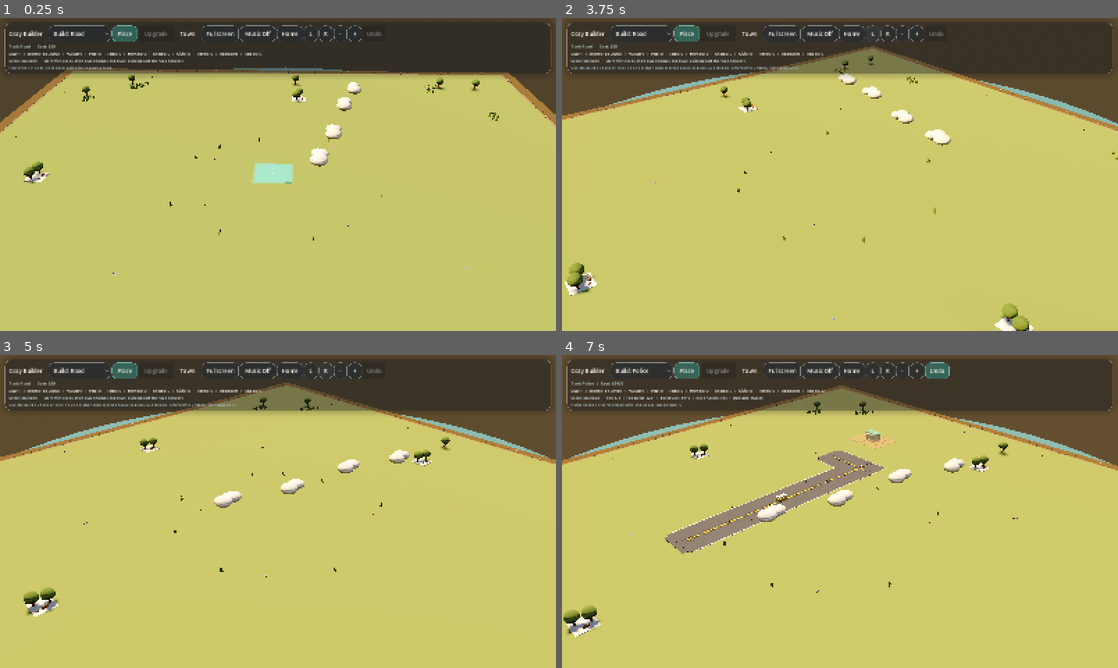
Above: before the commit, frames 1-4 (two rows, left to right).
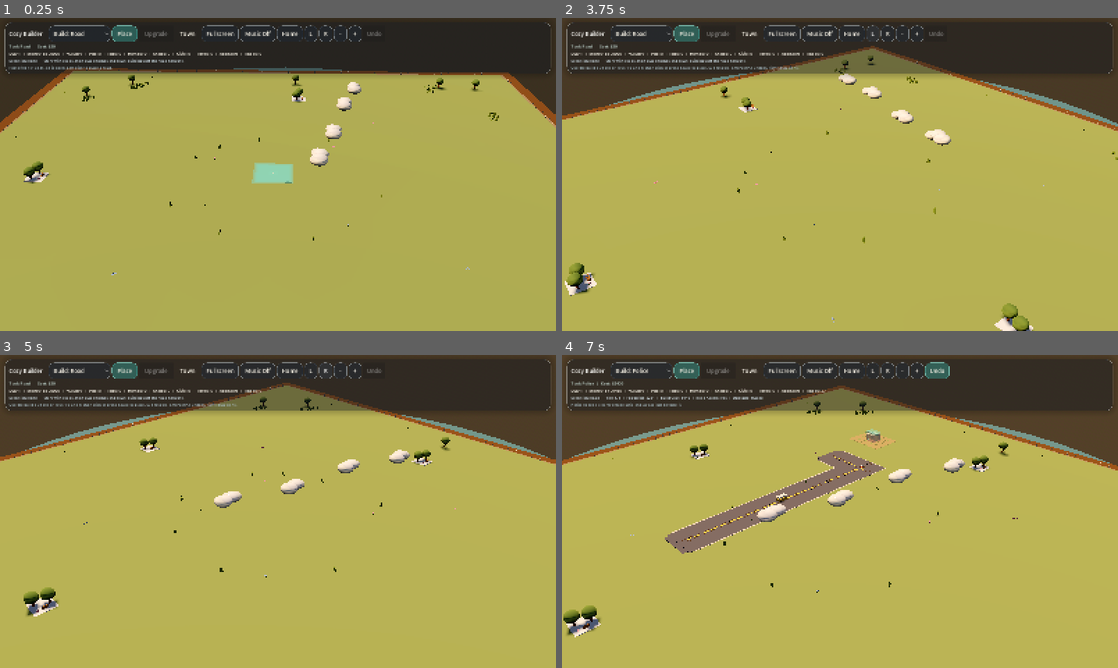
Above: after the commit, the same moments.

Repository: johnswaffles/my-backend-api
Game: Godot game, scene res://scenes/main_scene.tscn
Same seed, same stepped clock (60 frames per second), same inputs: the game is played once before the commit and once after it.
Inputs (mouse positions are in pixels of both pictures, inside the frame that each line leads up to):
- Up to frame 1 (0.25 s): no input
- Up to frame 2 (3.75 s): click "Build: Road" at 0.5 s; click "Place" at 1.25 s; click "Town" at 2 s; click "Home" at 2.75 s; click "L" at 3.5 s
- Up to frame 3 (5 s): click "R" at 4.25 s
- Up to frame 4 (7 s): tap Space at 5, 5.27 s; move the mouse to (962, 495) at 5.02 s; hold D 5.03-5.75 s; tap 1 at 5.1 s; click (962, 495) at 5.17 s; tap Enter at 5.75, 6.5 s; drag from (728, 527) to (812, 574) at 5.77 s; move the mouse to (895, 442) at 6.52 s; hold D from 6.53 s (still down); tap 3 at 6.6 s

The runs differ from the first frame. In frame 1, 79% of the frame differs, in the area x 0-100%, y 16-100%; in frame 2, 2.8%; in frame 3, 2.0%; in frame 4, 2.1%.

Commit message:
Cozy diorama lighting and material pass

Diff:
--- a/cozy-builder-godot/scenes/lighting_controller.tscn
+++ b/cozy-builder-godot/scenes/lighting_controller.tscn
@@ -3,12 +3,12 @@
 [ext_resource type="Script" path="res://scripts/lighting_controller.gd" id="1"]
 
 [sub_resource type="ProceduralSkyMaterial" id="1"]
-sky_top_color = Color(0.25098, 0.294118, 0.356863, 1)
-sky_horizon_color = Color(0.952941, 0.756863, 0.52549, 1)
-ground_bottom_color = Color(0.156863, 0.133333, 0.101961, 1)
-ground_horizon_color = Color(0.396078, 0.341176, 0.243137, 1)
-sun_angle_max = 18.0
-sun_curve = 0.25
+sky_top_color = Color(0.156863, 0.2, 0.278431, 1)
+sky_horizon_color = Color(0.929412, 0.709804, 0.52549, 1)
+ground_bottom_color = Color(0.0823529, 0.0901961, 0.117647, 1)
+ground_horizon_color = Color(0.462745, 0.396078, 0.278431, 1)
+sun_angle_max = 16.5
+sun_curve = 0.3
 
 [sub_resource type="Sky" id="2"]
 sky_material = SubResource("1")
@@ -17,21 +17,21 @@
 background_mode = 2
 sky = SubResource("2")
 ambient_light_source = 3
-ambient_light_color = Color(0.784314, 0.701961, 0.603922, 1)
-ambient_light_energy = 0.22
+ambient_light_color = Color(0.713726, 0.658824, 0.588235, 1)
+ambient_light_energy = 0.18
 reflected_light_source = 1
 tonemap_mode = 2
 glow_enabled = true
-glow_bloom = 0.02
-glow_intensity = 0.03
+glow_bloom = 0.05
+glow_intensity = 0.06
 fog_enabled = true
-fog_light_color = Color(0.929412, 0.713726, 0.490196, 1)
-fog_light_energy = 0.08
-fog_density = 0.0013
+fog_light_color = Color(0.937255, 0.729412, 0.521569, 1)
+fog_light_energy = 0.1
+fog_density = 0.001
 adjustment_enabled = true
-adjustment_brightness = 0.9
-adjustment_contrast = 1.16
-adjustment_saturation = 1.03
+adjustment_brightness = 0.86
+adjustment_contrast = 1.22
+adjustment_saturation = 1.05
 
 [node name="LightingController" type="Node3D"]
 script = ExtResource("1")
@@ -41,18 +41,18 @@
 
 [node name="Sun" type="DirectionalLight3D" parent="."]
 rotation_degrees = Vector3(-50, -26, 0)
-light_color = Color(1, 0.835294, 0.643137, 1)
-light_energy = 1.02
+light_color = Color(1, 0.819608, 0.615686, 1)
+light_energy = 0.92
 shadow_enabled = true
 directional_shadow_mode = 2
 directional_shadow_max_distance = 180.0
-shadow_blur = 0.4
+shadow_blur = 0.58
 directional_shadow_blend_splits = true
-shadow_bias = 0.03
-shadow_normal_bias = 2.0
+shadow_bias = 0.04
+shadow_normal_bias = 1.8
 
 [node name="FillLight" type="DirectionalLight3D" parent="."]
 rotation_degrees = Vector3(-24, 130, 0)
-light_color = Color(0.529412, 0.596078, 0.698039, 1)
-light_energy = 0.14
+light_color = Color(0.509804, 0.603922, 0.737255, 1)
+light_energy = 0.12
 shadow_enabled = false
--- a/cozy-builder-godot/scripts/building_system.gd
+++ b/cozy-builder-godot/scripts/building_system.gd
@@ -347,22 +347,22 @@
 
 
 func _build_materials() -> void:
-	_ground_material_a = _make_material("95a86d", 0.98)
-	_ground_material_b = _make_material("869a62", 0.98)
-	_ground_material_c = _make_material("a6b37a", 0.98)
-	_soil_material = _make_material("726346", 0.99)
-	_stone_material = _make_material("c9bba6", 0.94)
-	_water_material = _make_material("5c98a8", 0.34, 0.0, true, "d0edf1", 0.03)
-	_road_material = _make_material("5f666f", 0.9)
-	_road_mark_material = _make_material("f0c44b", 0.76)
-	_sidewalk_material = _make_material("d8d2c6", 0.92)
-	_window_material = _make_material("f3d29a", 0.42, 0.0, true, "ffd48e", 0.14)
-	_leaf_material = _make_material("6f8a50", 0.98)
-	_trunk_material = _make_material("765239", 0.94)
-	_flower_material_pink = _make_material("c98ba4", 0.82)
-	_flower_material_blue = _make_material("86a7cf", 0.82)
-	_meadow_material = _make_material("aaae73", 0.99)
-	_grass_blade_material = _make_material("72924b", 0.98)
+	_ground_material_a = _make_material("8fa56e", 0.98)
+	_ground_material_b = _make_material("81985f", 0.98)
+	_ground_material_c = _make_material("a7b77f", 0.98)
+	_soil_material = _make_material("72543a", 0.99)
+	_stone_material = _make_material("d0c2ad", 0.94)
+	_water_material = _make_material("5b8c98", 0.32, 0.0, true, "d6eef2", 0.04)
+	_road_material = _make_material("646872", 0.94)
+	_road_mark_material = _make_material("f2cb61", 0.78)
+	_sidewalk_material = _make_material("ddd3c5", 0.92)
+	_window_material = _make_material("f8cf86", 0.26, 0.0, true, "ffcf7c", 0.18)
+	_leaf_material = _make_material("6e8c51", 0.98)
+	_trunk_material = _make_material("77543b", 0.94)
+	_flower_material_pink = _make_material("d891ad", 0.82)
+	_flower_material_blue = _make_material("8dafd9", 0.82)
+	_meadow_material = _make_material("a4ab72", 0.99)
+	_grass_blade_material = _make_material("75934a", 0.98)
 	_soft_shadow_material = _make_transparent_material(Color(0.08, 0.06, 0.04, 1.0), 1.0, 0.18)
 	_hover_material_valid = _make_transparent_material(Color("76e5c7"), 0.24, 0.34)
 	_hover_material_invalid = _make_transparent_material(Color("f29a8d"), 0.24, 0.34)
@@ -2900,32 +2900,39 @@
 		return
 	var cycle := fmod(float(_day - 1) + _simulation_clock / 7.5, 6.0) / 6.0
 	var sun_wave := sin(cycle * TAU)
-	var warm_strength: float = clampf(0.52 + sun_wave * 0.34, 0.18, 0.92)
-	var sky_top: Color = Color(0.32, 0.44, 0.6).lerp(Color(0.89, 0.67, 0.42), warm_strength * 0.46)
-	var sky_horizon: Color = Color(0.8, 0.88, 0.9).lerp(Color(0.98, 0.87, 0.68), warm_strength * 0.5)
+	var warm_strength: float = clampf(0.46 + sun_wave * 0.3, 0.14, 0.88)
+	var dusk_ratio := 1.0 - warm_strength
+	var sky_top: Color = Color(0.16, 0.2, 0.28).lerp(Color(0.9, 0.62, 0.4), warm_strength * 0.74)
+	var sky_horizon: Color = Color(0.56, 0.58, 0.56).lerp(Color(0.98, 0.78, 0.56), warm_strength * 0.84)
 	if world_environment and world_environment.environment:
 		var env: Environment = world_environment.environment
 		env.background_mode = Environment.BG_COLOR
-		env.background_color = sky_top.lerp(sky_horizon, 0.74)
-		env.ambient_light_color = sky_top.lerp(Color(1.0, 0.92, 0.82), 0.38)
-		env.ambient_light_energy = 0.42 + warm_strength * 0.24
+		env.background_color = sky_top.lerp(sky_horizon, 0.72)
+		env.ambient_light_color = sky_top.lerp(Color(1.0, 0.9, 0.8), 0.24)
+		env.ambient_light_energy = 0.15 + warm_strength * 0.12
 		env.fog_enabled = true
 		env.fog_light_color = sky_horizon
-		env.fog_light_energy = 0.28 + warm_strength * 0.18
-		env.fog_density = 0.003
+		env.fog_light_energy = 0.07 + warm_strength * 0.08
+		env.fog_density = 0.001 + dusk_ratio * 0.00055
+		env.glow_bloom = 0.05 + dusk_ratio * 0.05
+		env.glow_intensity = 0.06 + dusk_ratio * 0.08
+		env.adjustment_enabled = true
+		env.adjustment_brightness = 0.86 + warm_strength * 0.05
+		env.adjustment_contrast = 1.18 + dusk_ratio * 0.04
+		env.adjustment_saturation = 1.04
 	if sun:
-		sun.light_color = Color(1.0, 0.84, 0.66).lerp(Color(1.0, 0.66, 0.42), warm_strength * 0.7)
-		sun.light_energy = 0.74 + warm_strength * 0.68
-		sun.rotation_degrees = Vector3(-48.0 - warm_strength * 18.0, -32.0, 0.0)
+		sun.light_color = Color(1.0, 0.83, 0.65).lerp(Color(1.0, 0.7, 0.42), warm_strength * 0.7)
+		sun.light_energy = 0.6 + warm_strength * 0.38
+		sun.rotation_degrees = Vector3(-43.0 - warm_strength * 15.0, -32.0, 0.0)
 	if fill_light:
-		fill_light.light_color = Color(0.78, 0.88, 1.0).lerp(Color(1.0, 0.78, 0.58), warm_strength * 0.5)
-		fill_light.light_energy = 0.2 + warm_strength * 0.22
+		fill_light.light_color = Color(0.5, 0.61, 0.74).lerp(Color(0.92, 0.74, 0.56), warm_strength * 0.28)
+		fill_light.light_energy = 0.08 + warm_strength * 0.08
 
 	for band in _window_bands:
 		if is_instance_valid(band):
 			var material := band.material_override as StandardMaterial3D
 			if material:
-				material.emission_energy_multiplier = 0.1 + (1.0 - warm_strength) * 0.75
+				material.emission_energy_multiplier = 0.18 + dusk_ratio * 0.95
 
 
 func _spawn_road_tile(world_position: Vector3, preview: bool) -> Node3D:
@@ -2942,9 +2949,9 @@
 func _spawn_house_tile(world_position: Vector3, preview: bool) -> Node3D:
 	var root := Node3D.new()
 	root.position = world_position
-	var wall_material: Material = _ghost_base_material if preview else _make_material("f1e6d4", 0.86)
-	var roof_material: Material = _ghost_accent_material if preview else _make_material("b97554", 0.74)
-	var pad_material: Material = _ghost_base_material if preview else _make_material("d7d8cf", 0.88)
+	var wall_material: Material = _ghost_base_material if preview else _make_material("efe4d5", 0.88)
+	var roof_material: Material = _ghost_accent_material if preview else _make_material("b66f4d", 0.74)
+	var pad_material: Material = _ghost_base_material if preview else _make_material("ddd3c6", 0.9)
 
 	_add_box(Vector3(0.0, 0.02, 0.42), Vector3(4.6, 0.04, 4.6), pad_material, root)
 	_add_box(Vector3(0.0, 0.5, -0.56), Vector3(1.62, 0.92, 1.34), wall_material, root)
--- a/cozy-builder-godot/scripts/lighting_controller.gd
+++ b/cozy-builder-godot/scripts/lighting_controller.gd
@@ -8,31 +8,34 @@
 func apply_cycle(day: int, simulation_clock: float, window_bands: Array) -> void:
 	var cycle := fmod(float(day - 1) + simulation_clock / 7.5, 6.0) / 6.0
 	var sun_wave := sin(cycle * TAU)
-	var warm_strength: float = clampf(0.5 + sun_wave * 0.32, 0.18, 0.9)
-	var sky_top: Color = Color(0.2, 0.24, 0.3).lerp(Color(0.91, 0.58, 0.34), warm_strength * 0.72)
-	var sky_horizon: Color = Color(0.68, 0.67, 0.6).lerp(Color(0.98, 0.79, 0.54), warm_strength * 0.82)
+	var warm_strength: float = clampf(0.46 + sun_wave * 0.3, 0.14, 0.88)
+	var dusk_ratio := 1.0 - warm_strength
+	var sky_top: Color = Color(0.16, 0.2, 0.28).lerp(Color(0.9, 0.62, 0.4), warm_strength * 0.74)
+	var sky_horizon: Color = Color(0.56, 0.58, 0.56).lerp(Color(0.98, 0.78, 0.56), warm_strength * 0.84)
 	if world_environment and world_environment.environment:
 		var env: Environment = world_environment.environment
 		env.background_mode = Environment.BG_SKY
-		env.ambient_light_color = sky_top.lerp(Color(1.0, 0.93, 0.84), 0.28)
-		env.ambient_light_energy = 0.2 + warm_strength * 0.16
+		env.ambient_light_color = sky_top.lerp(Color(1.0, 0.9, 0.8), 0.24)
+		env.ambient_light_energy = 0.15 + warm_strength * 0.12
 		env.fog_enabled = true
 		env.fog_light_color = sky_horizon
-		env.fog_light_energy = 0.08 + warm_strength * 0.08
-		env.fog_density = 0.0013
+		env.fog_light_energy = 0.07 + warm_strength * 0.08
+		env.fog_density = 0.001 + dusk_ratio * 0.00055
+		env.glow_bloom = 0.05 + dusk_ratio * 0.05
+		env.glow_intensity = 0.06 + dusk_ratio * 0.08
 		env.adjustment_enabled = true
-		env.adjustment_brightness = 0.9
-		env.adjustment_contrast = 1.16
-		env.adjustment_saturation = 1.02
+		env.adjustment_brightness = 0.86 + warm_strength * 0.05
+		env.adjustment_contrast = 1.18 + dusk_ratio * 0.04
+		env.adjustment_saturation = 1.04
 	if sun:
-		sun.light_color = Color(1.0, 0.84, 0.66).lerp(Color(1.0, 0.69, 0.42), warm_strength * 0.66)
-		sun.light_energy = 0.72 + warm_strength * 0.42
-		sun.rotation_degrees = Vector3(-42.0 - warm_strength * 16.0, -26.0, 0.0)
+		sun.light_color = Color(1.0, 0.83, 0.65).lerp(Color(1.0, 0.7, 0.42), warm_strength * 0.7)
+		sun.light_energy = 0.6 + warm_strength * 0.38
+		sun.rotation_degrees = Vector3(-43.0 - warm_strength * 15.0, -26.0, 0.0)
 	if fill_light:
-		fill_light.light_color = Color(0.55, 0.64, 0.76).lerp(Color(0.94, 0.73, 0.52), warm_strength * 0.32)
-		fill_light.light_energy = 0.06 + warm_strength * 0.08
+		fill_light.light_color = Color(0.5, 0.61, 0.74).lerp(Color(0.92, 0.74, 0.56), warm_strength * 0.28)
+		fill_light.light_energy = 0.08 + warm_strength * 0.08
 	for band in window_bands:
 		if is_instance_valid(band):
 			var material := band.material_override as StandardMaterial3D
 			if material:
-				material.emission_energy_multiplier = 0.12 + (1.0 - warm_strength) * 0.68
+				material.emission_energy_multiplier = 0.18 + dusk_ratio * 0.95
Not shown, changed: public/godot-playtest/index.html
Not shown, changed: public/godot-playtest/index.pck
